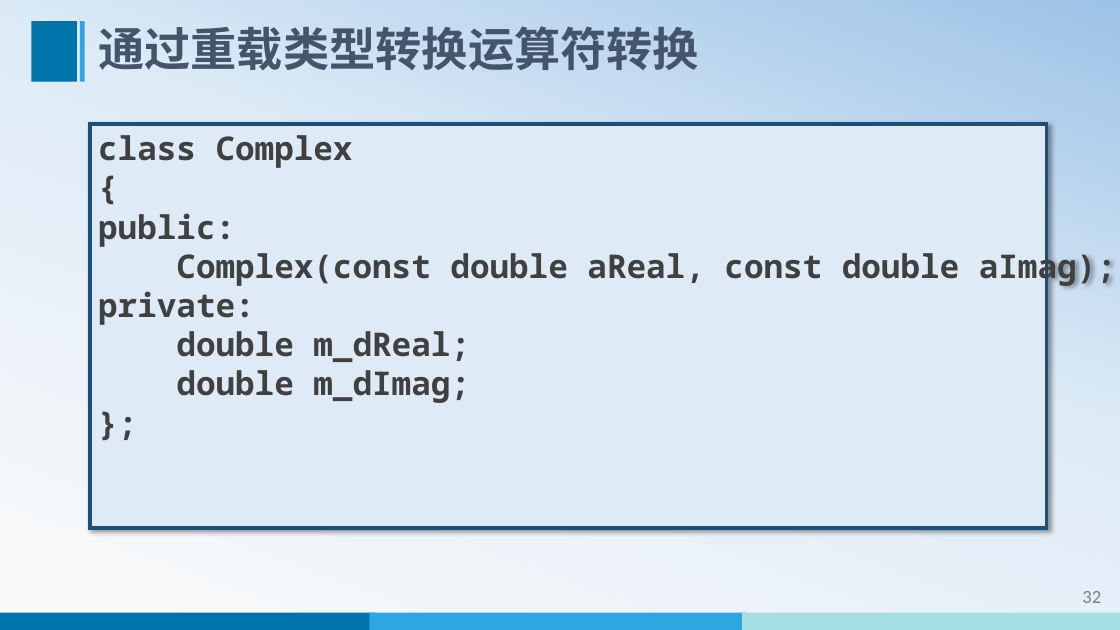
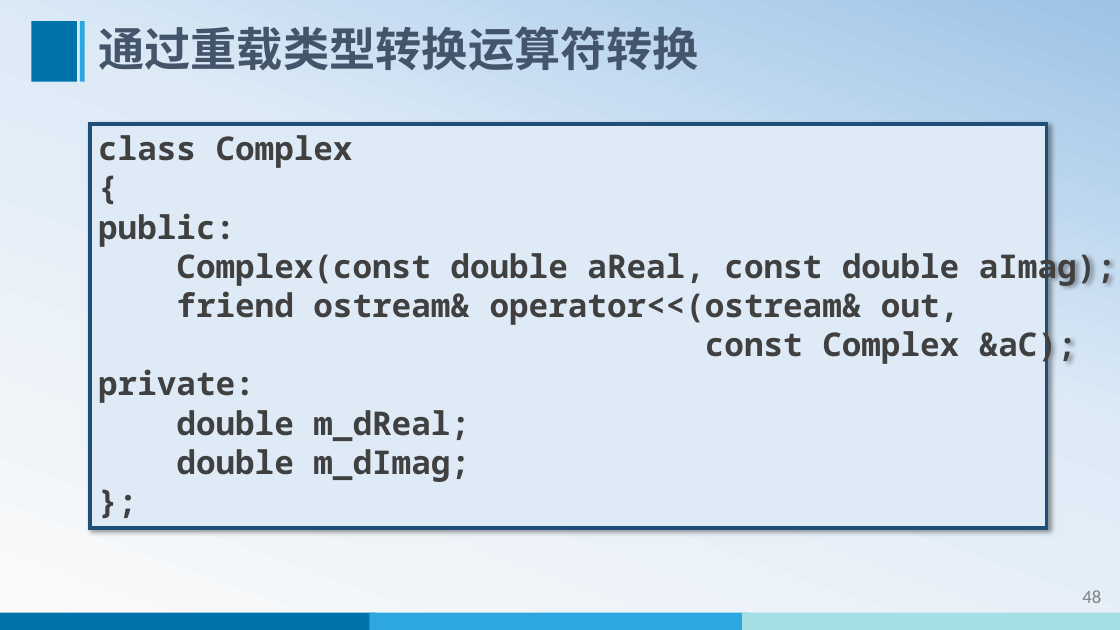
Before and after one commit to WeiMuYang/course-for-class, a slide deck: slide 49 of 16-object-oriented-programming-Cpp/01-oop-cpp-ppt/14-运算符重载.pptx (slide 33 before the commit). Drawn at 1120x630 pixels with LibreOffice and Linux fonts; fonts in the diff are those of the drawing. Boxes give left, top, right and bottom in pixels: in the first picture for what was removed or moved away, otherwise in the second. Text is boxed around its words. In the diff, an @@ line names an element or a change of style, - is before the commit and + after.

Commit message:
更新14-运算符重载

```diff
--- a/16-object-oriented-programming-Cpp/01-oop-cpp-ppt/14-运算符重载.pptx
+++ b/16-object-oriented-programming-Cpp/01-oop-cpp-ppt/14-运算符重载.pptx
@@ text in rectangle at (176,291,1077,366): paragraphs added @@
+friend ostream& operator<<(ostream& out,
+const Complex &aC);
@@ page number at (1082,590,1101,603): text changed @@
-32
+48
```
Also in this commit, not shown: 17 other slides changed, 28 slides added, 1 slide removed.
